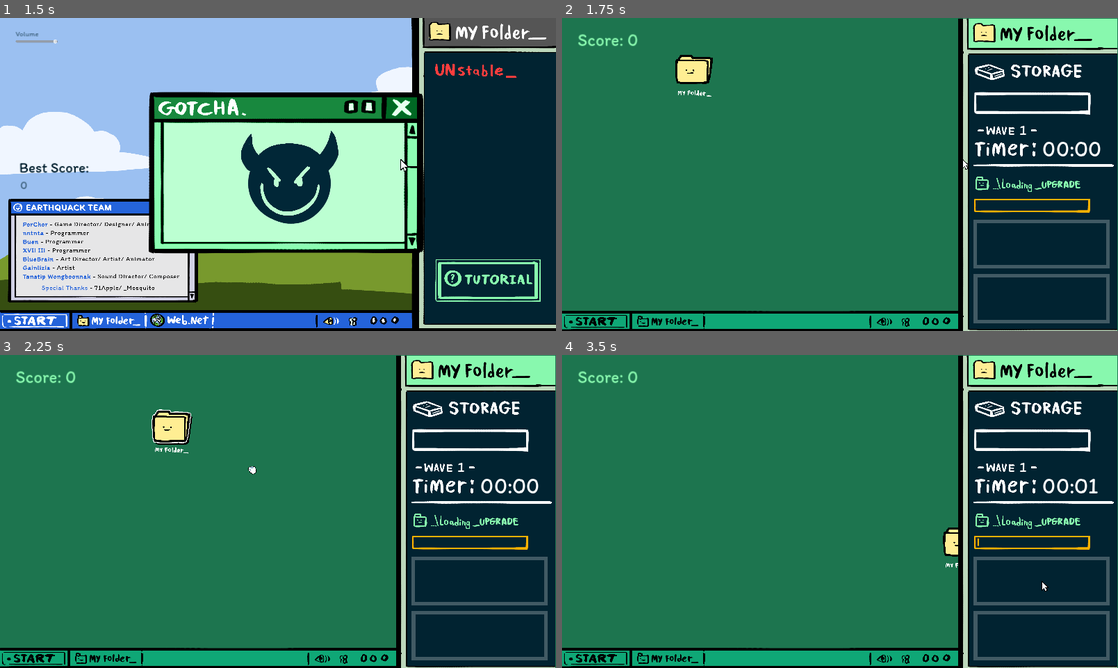
Above: before the commit, frames 1-4 (two rows, left to right).
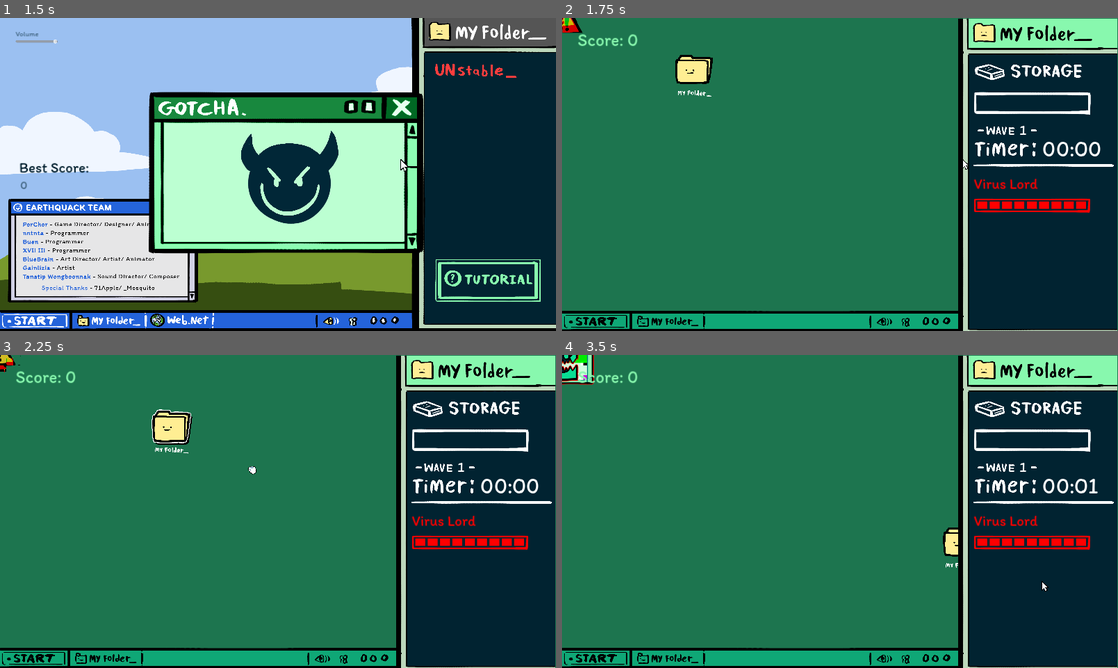
Above: after the commit, the same moments.

Repository: icheft524/Folder-Brawler
Game: Godot game, scene res://menu.tscn
Two runs of this game, one before a commit and one after it. Both use one fixed random seed, a clock stepped at 60 frames per second and the inputs below. The engine's default icon, where the game draws it, is replaced by a stand-in: a white triangle on a blue panel in a dark square.
Inputs (mouse positions are in pixels of both pictures, inside the frame that each line leads up to):
- Up to frame 1 (1.5 s): click (278, 212) at 0.5 s; tap Enter (ui_accept) at 1.25 s; move the mouse to (400, 158) at 1.27 s; press the mouse at (400, 158) at 1.28 s
- Up to frame 2 (1.75 s): tap Enter (ui_accept) at 1.52 s
- Up to frame 3 (2.25 s): release the mouse at (400, 495) at 2 s; tap Enter (ui_accept) at 2 s; drag from (133, 405) to (478, 580) at 2.02 s
- Up to frame 4 (3.5 s): press the mouse at (1040, 580) at 2.78 s

Frame 1 is identical in both runs. In frame 2, 2.7% of the frame differs, in the area x 0-99%, y 0-98%; in frame 3, 2.6%; in frame 4, 3.1%.

Commit message:
asdfd

Diff:
--- a/enemy/boss/boss.gd
+++ b/enemy/boss/boss.gd
@@ -126,11 +126,12 @@
 		global.boss_score += file_size + floor(global.combo/2)
 		global.gainscore()
 		global.boss_died()
+		global.scene_reloaded = true
 		#global.boss_dead = true
 		$idleanim.play("dead")
 		await get_tree().create_timer(0.2,false).timeout
 		queue_free()
-		global.scene_reloaded = true
+
 		#get_tree().change_scene_to_file("res://menu.tscn")
 
 func _spawn_file(count: int,type):
--- a/folder/folder.gd
+++ b/folder/folder.gd
@@ -88,7 +88,7 @@
 	if upgrade_coming == true:
 		$upgrade_coming.stop()
 
-	if global.bosshp <= 0:
+	if global.bosshp <= 0 and global.scene_reloaded:
 		global.boss_rip = true
 		get_tree().paused = true
 		$"../win".visible = true
--- a/main.tscn
+++ b/main.tscn
@@ -233,3 +233,5 @@
 offset_top = 540.0
 offset_right = 1030.0
 offset_bottom = 580.0
+
+[node name="boss" parent="." instance=ExtResource("13_15cqn")]
